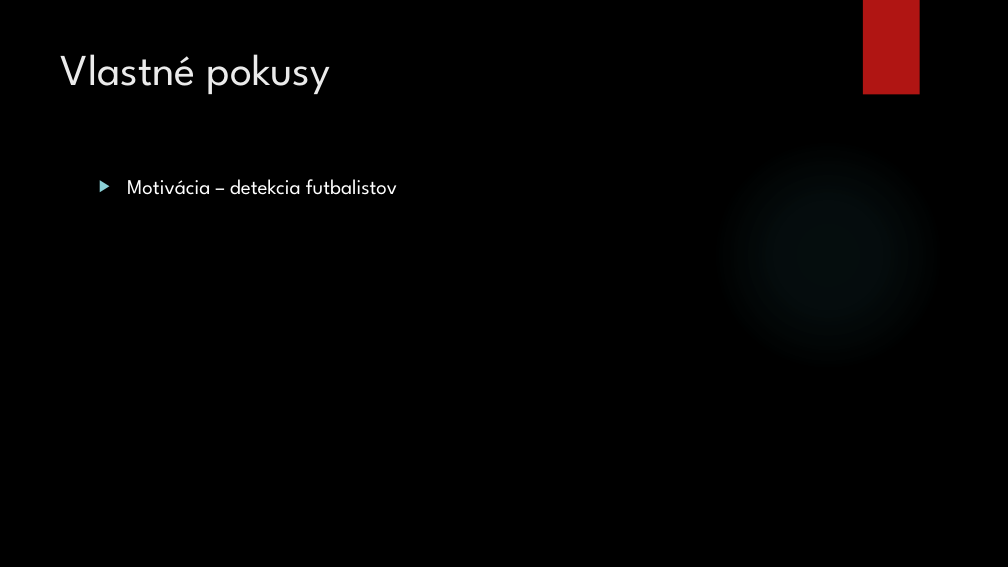
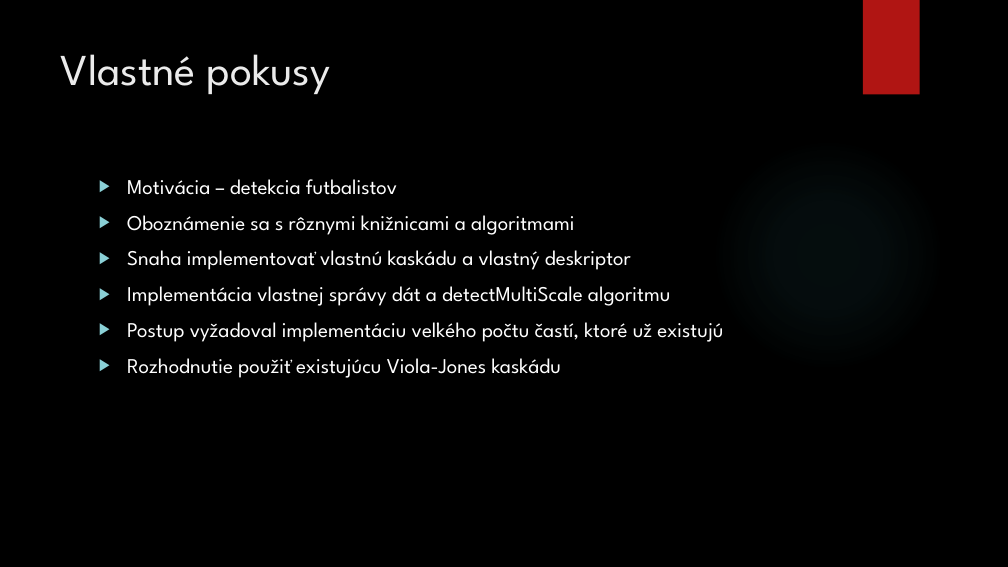
Before and after one commit to killerwife/IngProjekt, a slide deck: slide 8 of Diplomova Praca/PrezentaciaStatnice.pptx (slide 7 before the commit). Drawn at 1008x567 pixels with LibreOffice and Linux fonts; fonts in the diff are those of the drawing; background and template pictures are left out. Boxes give left, top, right and bottom in pixels: in the first picture for what was removed or moved away, otherwise in the second. Text is boxed around its words. In the diff, an @@ line names an element or a change of style, - is before the commit and + after.

```diff
--- a/Diplomova Praca/PrezentaciaStatnice.pptx
+++ b/Diplomova Praca/PrezentaciaStatnice.pptx
@@ text at (x1=127, y1=215, x2=723, y2=378): paragraphs added @@
+▶ Oboznámenie sa s rôznymi knižnicami a algoritmami
+▶ Snaha implementovať vlastnú kaskádu a vlastný deskriptor
+▶ Implementácia vlastnej správy dát a detectMultiScale algoritmu
+▶ Postup vyžadoval implementáciu veľkého počtu častí, ktoré už existujú
+▶ Rozhodnutie použiť existujúcu Viola-Jones kaskádu
```
Also in this commit, not shown: 4 other slides changed, 5 slides added, 3 slides removed, 1 other file.
